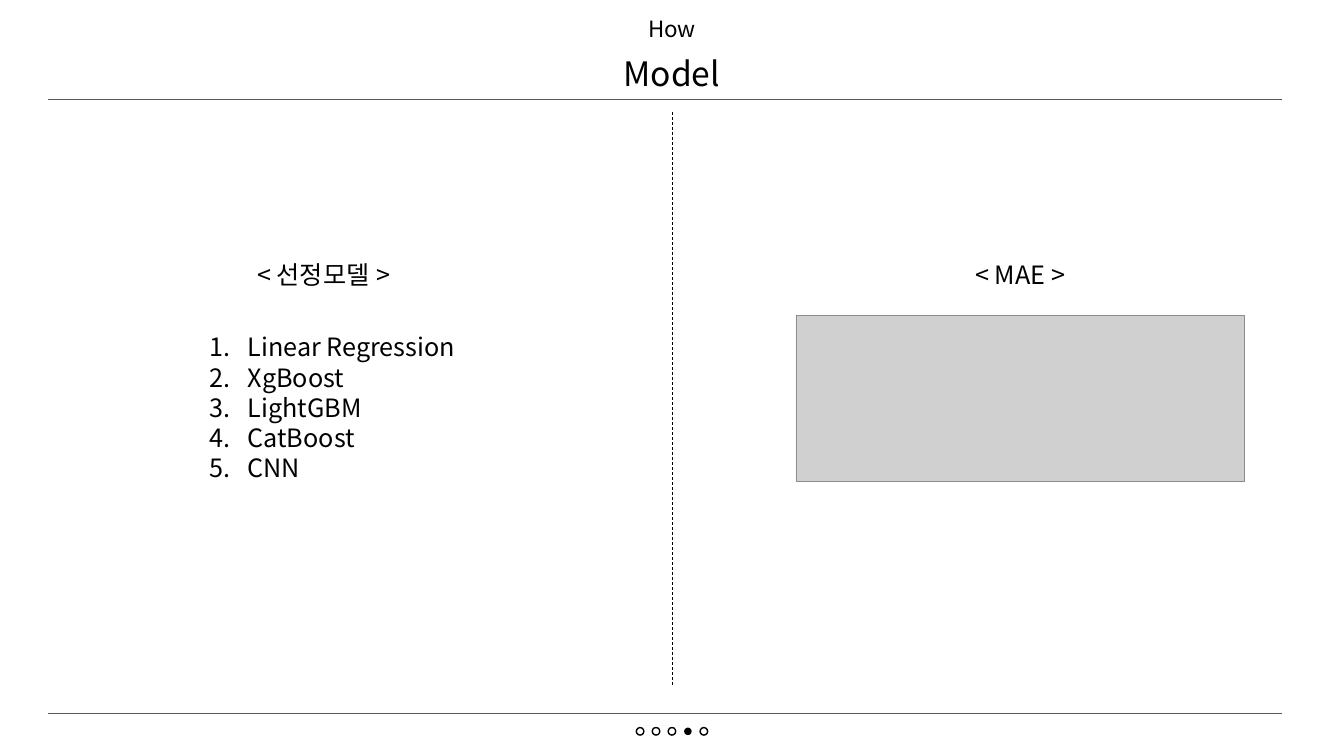
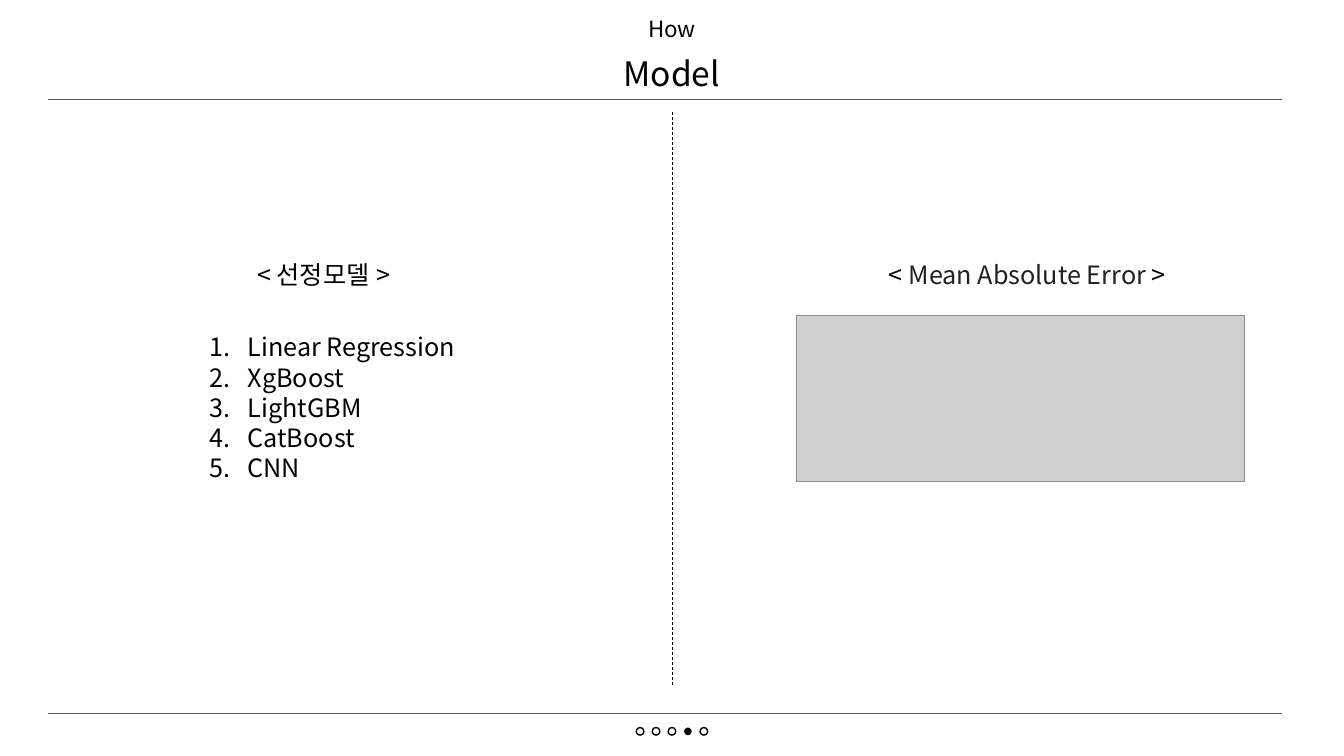
Before and after one commit to dev-EthanJ/ML_DL_parking_prediction, a slide deck: slide 10 of 주차수요예측.pptx. Drawn at 1344x756 pixels with LibreOffice and Linux fonts; fonts in the diff are those of the drawing; grey boxes stand for pictures. Boxes give left, top, right and bottom in pixels: in the first picture for what was removed or moved away, otherwise in the second. Text is boxed around its words. In the diff, an @@ line names an element or a change of style, - is before the commit and + after.

```diff
--- a/주차수요예측.pptx
+++ b/주차수요예측.pptx
@@ text at (909, 264, 1146, 285): text changed; text colour #000000 to #202124 @@
-< MAE >
+< Mean Absolute Error >
```
Also in this commit, not shown: 11 other slides changed, 1 other file.
